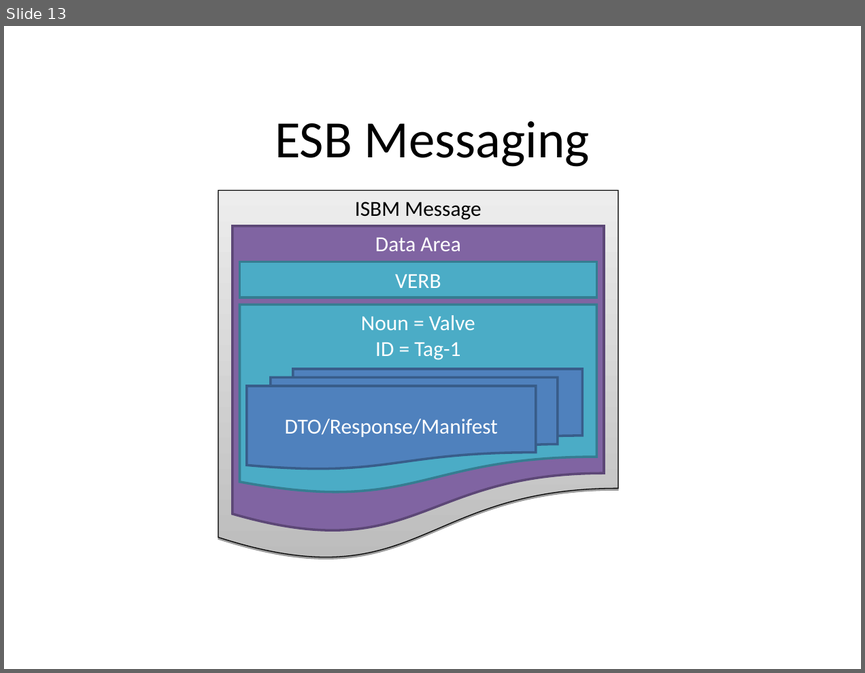
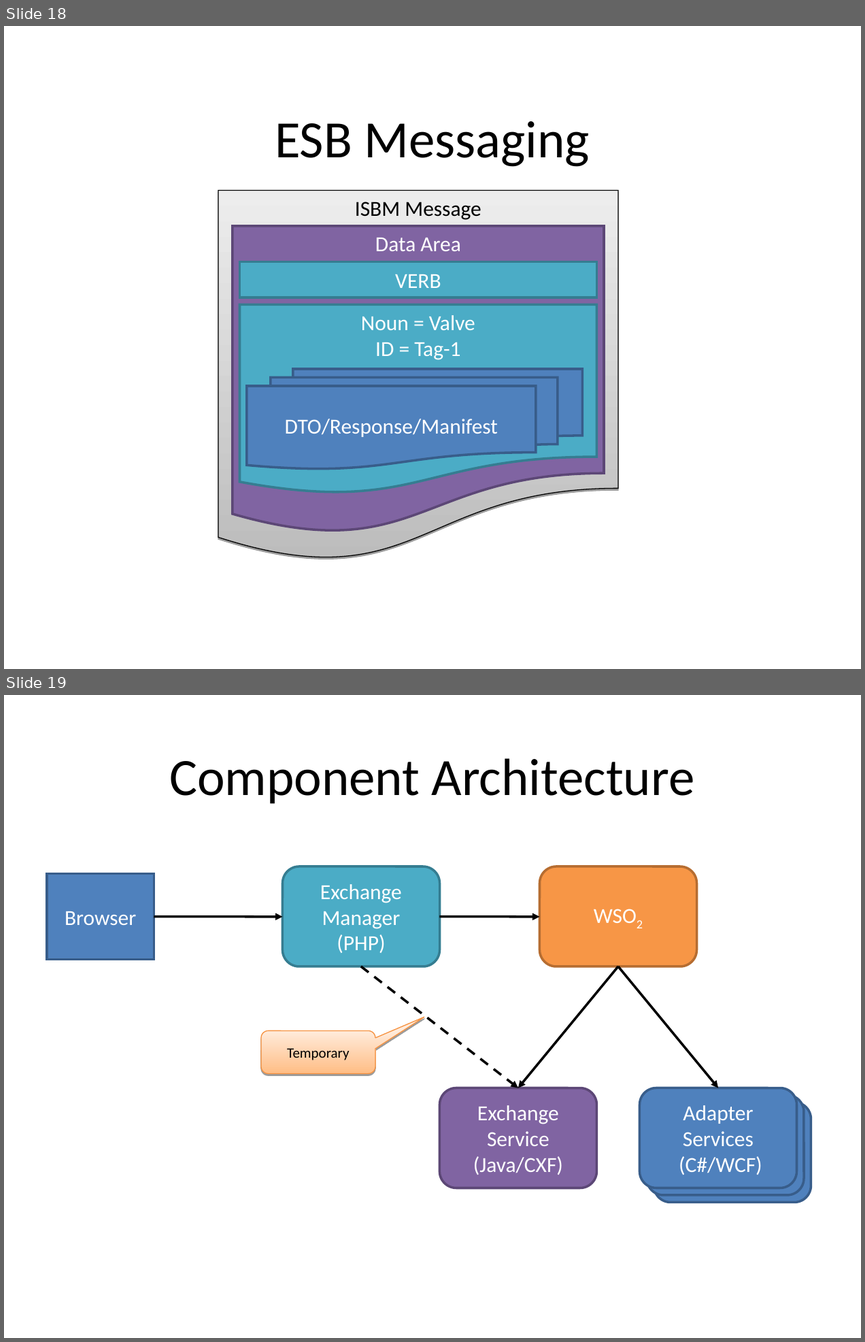
Before and after one commit to heyena/iring-tools, a slide deck: branches/ports/java/documents/iRINGTools ESB.ppt. Shown one above the other, each under a label of ours: slide 13 before the commit, slides 18 and 19 after it. The pictures are 865x673 and 865x1342 pixels, drawn with LibreOffice and Linux fonts; fonts in the diff are those of the drawing. Boxes give left, top, right and bottom in pixels: in the first picture for what was removed or moved away, otherwise in the second. Text is boxed around its words. In the diff, an @@ line names an element or a change of style, - is before the commit and + after.

```diff
--- a/branches/ports/java/documents/iRINGTools ESB.ppt
+++ b/branches/ports/java/documents/iRINGTools ESB.ppt
@@ slide 19 added at box(4, 695, 861, 1338), background #FFFFFF @@
@@ title added at box(169, 758, 695, 804), 44 pt, text #000000 @@
+Component Architecture
@@ rectangle added at box(47, 873, 154, 959), fill #4F81BD, outline #385D8A 2.01 pt, 18 pt, text #FFFFFF @@
+Browser
@@ rounded rectangle added at box(283, 866, 439, 966), fill #4BACC6, outline #357D91 2.01 pt, 18 pt, text #FFFFFF @@
+Exchange
+Manager
+(PHP)
@@ rounded rectangle added at box(540, 866, 696, 966), fill #F79646, outline #B66D31 2.01 pt, 18 pt, text #FFFFFF @@
+WSO2
@@ arrow added from (154, 916) to (283, 917), #000000 2.01 pt @@
@@ arrow added from (439, 916) to (540, 917), #000000 2.01 pt @@
@@ arrow added from (361, 966) to (518, 1087), #000000 2.01 pt dashed @@
@@ arrow added from (618, 966) to (518, 1087), #000000 2.01 pt @@
@@ arrow added from (618, 966) to (718, 1087), #000000 2.01 pt @@
@@ rounded speech box added at box(261, 1031, 375, 1074), fill gradient #FFBE86 to #FFEBDB, outline #F69240 0.74 pt, 12 pt, text #000000 @@
+Temporary
@@ rounded rectangle added at box(439, 1087, 596, 1187), fill #8064A2, outline #5C4776 2.01 pt, 18 pt, text #FFFFFF @@
+Exchange
+Service
+(Java/CXF)
@@ rounded rectangle added at box(640, 1087, 797, 1187), fill #4F81BD, outline #385D8A 2.01 pt, 18 pt, text #FFFFFF @@
+Adapter
+Services
+(C#/WCF)
@@ rounded rectangle added at box(647, 1095, 804, 1195), fill #4F81BD, outline #385D8A 2.01 pt, 18 pt, text #FFFFFF @@
+Adapter
+Services
+(C#/WCF)
@@ rounded rectangle added at box(653, 1102, 810, 1202), fill #4F81BD, outline #385D8A 2.01 pt, 18 pt, text #FFFFFF @@
+Adapter
+Services
+(C#/WCF)
@@ what was slide 13 is now slide 18 @@
```
Also in this commit, not shown: 3 slides changed, 5 other slides added.
